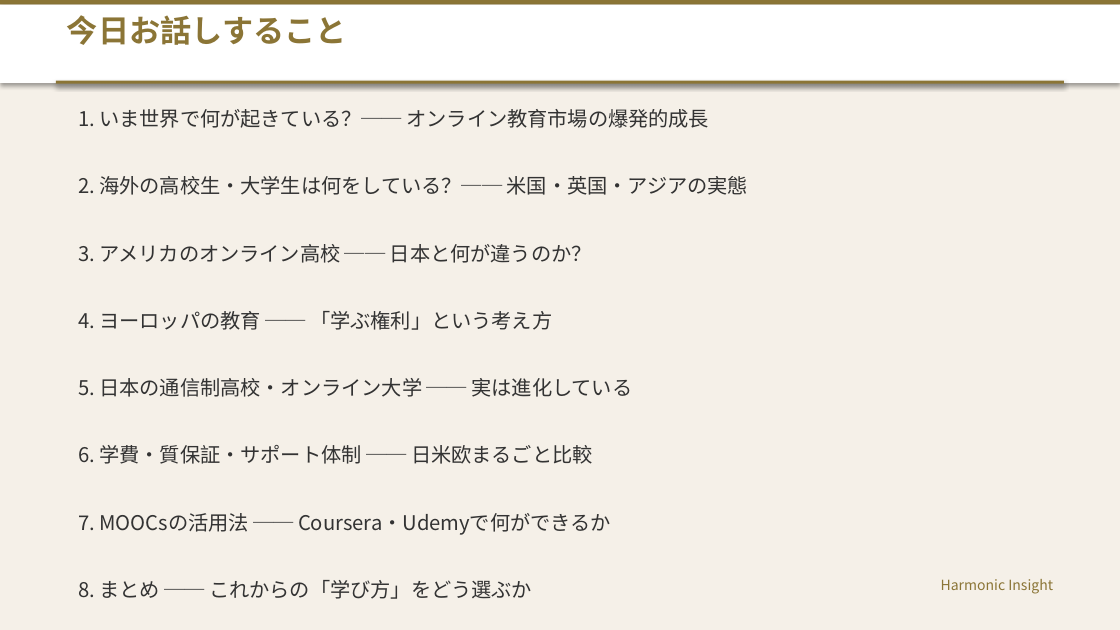
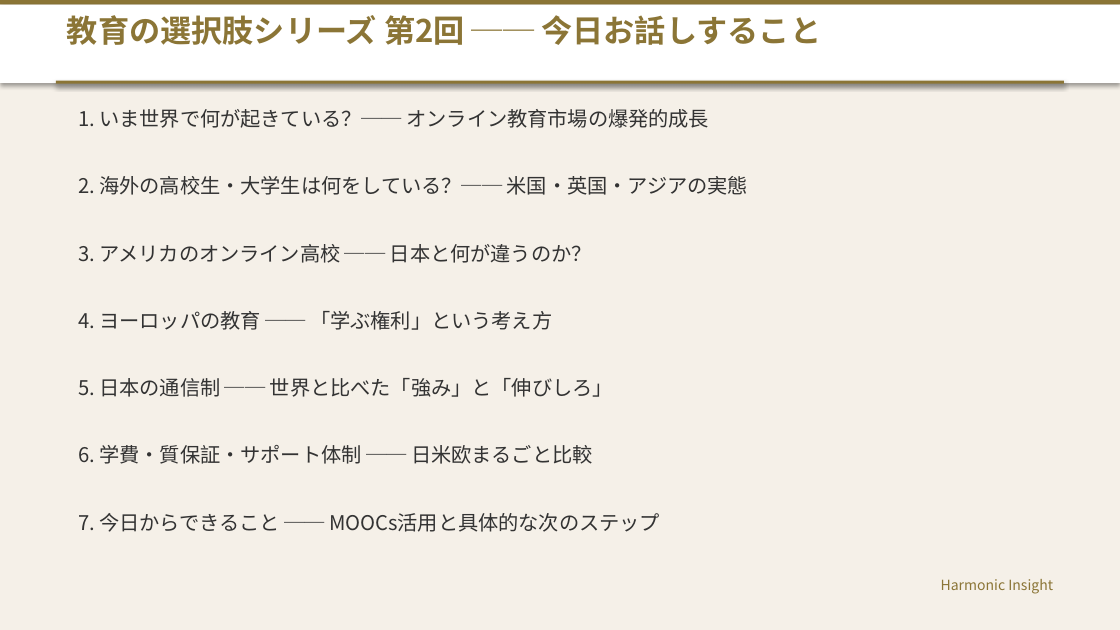
Before and after one commit to HarmonicInsight/Movie_Contents, a slide deck: slide 2 of 海外学習_留学_グローバルオンライン教育_プレゼンテーション.pptx. Drawn at 1120x630 pixels with LibreOffice and Linux fonts; fonts in the diff are those of the drawing. Boxes give left, top, right and bottom in pixels: in the first picture for what was removed or moved away, otherwise in the second. Text is boxed around its words. In the diff, an @@ line names an element or a change of style, - is before the commit and + after.

```diff
--- a/海外学習_留学_グローバルオンライン教育_プレゼンテーション.pptx
+++ b/海外学習_留学_グローバルオンライン教育_プレゼンテーション.pptx
@@ text at <box>67,15,821,45</box>: text changed @@
-今日お話しすること
+教育の選択肢シリーズ 第2回 ── 今日お話しすること
@@ text at <box>78,378,613,397</box>: text changed @@
-5. 日本の通信制高校・オンライン大学 ── 実は進化している
+5. 日本の通信制 ── 世界と比べた「強み」と「伸びしろ」
@@ text at <box>78,513,660,532</box>: text changed @@
-7. MOOCsの活用法 ── Coursera・Udemyで何ができるか
-8. まとめ ── これからの「学び方」をどう選ぶか
+7. 今日からできること ── MOOCs活用と具体的な次のステップ
```
Also in this commit, not shown: 7 other slides changed, 1 other file.
